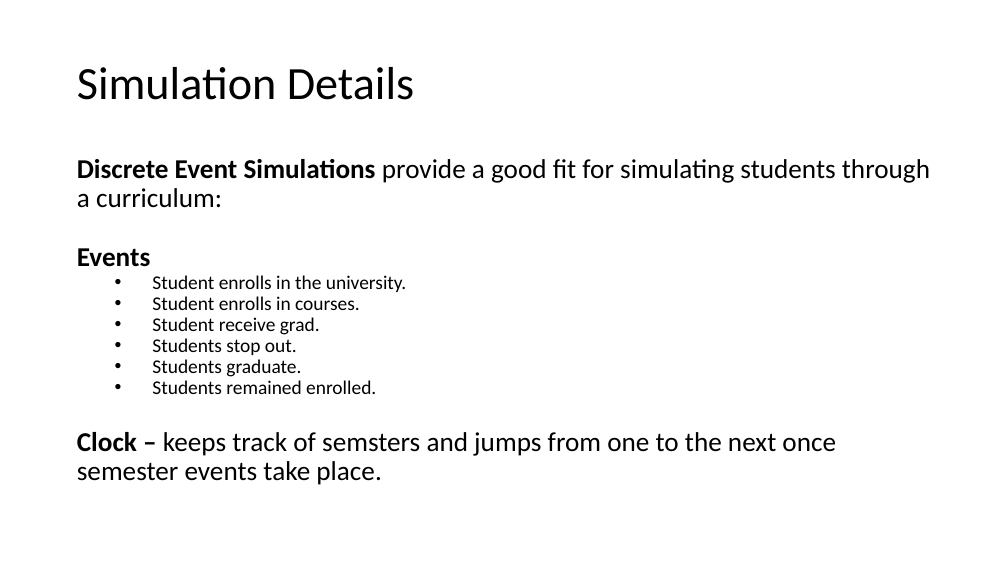
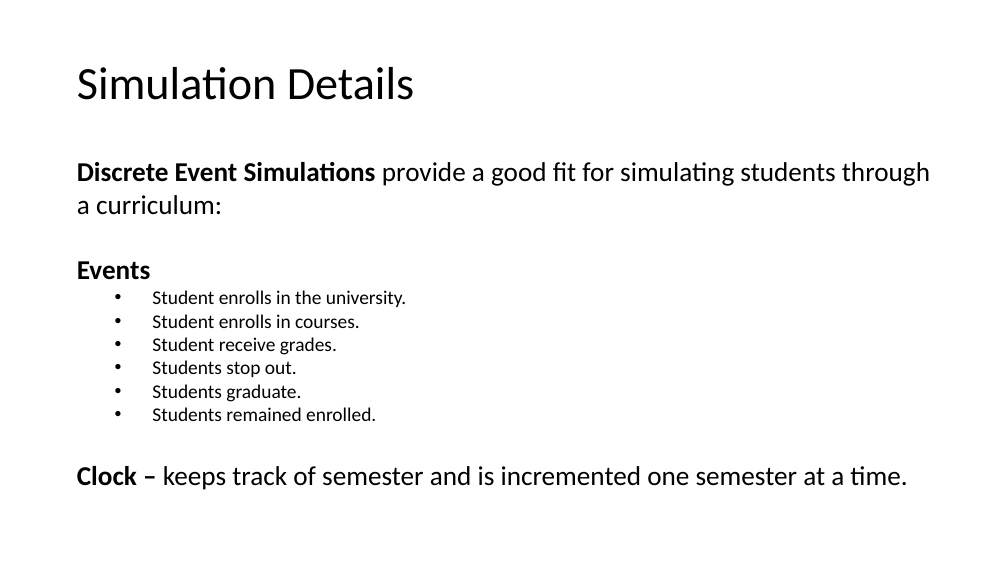
Before and after one commit to M-S-H/thesis, a slide deck: slide 23 of Defense.pptx (slide 25 before the commit). Drawn at 1008x567 pixels with LibreOffice and Linux fonts; fonts in the diff are those of the drawing. Boxes give left, top, right and bottom in pixels: in the first picture for what was removed or moved away, otherwise in the second. Text is boxed around its words. In the diff, an @@ line names an element or a change of style, - is before the commit and + after.

```diff
--- a/Defense.pptx
+++ b/Defense.pptx
@@ text at (x1=77, y1=162, x2=930, y2=421): line spacing 0.9 to 1 @@
@@ text at (x1=152, y1=337, x2=337, y2=355): text changed @@
-    • Student receive grad.
+    • Student receive grades.
@@ text at (x1=77, y1=466, x2=907, y2=490): text changed @@
-  Clock – keeps track of semsters and jumps from one to the next once semester events take place.
+  Clock – keeps track of semester and is incremented one semester at a time.
```
Also in this commit, not shown: 17 other slides changed, 1 slide added, 3 slides removed, 13 other files.
